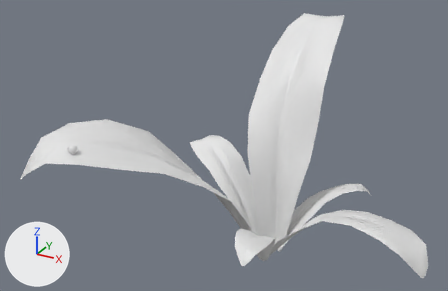
One commit to the FBX model Assets/Graphics/Models/Plants/Glowbush2.fbx: the scene before it, then after it.
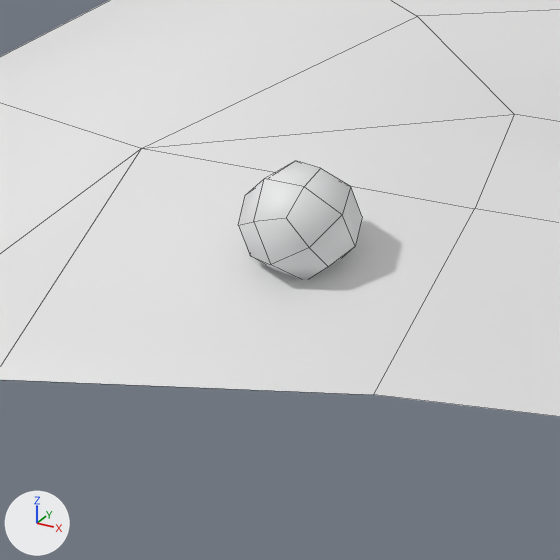
Each version appears first whole from a 50 mm camera at (0.652, -1.447, 1.027) aimed at (-0.097, -0.085, 0.346), and next in a close-up on the part from 10% to 21% of the width and 45% to 62% of the height. The lights are fixed; the arrows at lower left show +X, +Y and +Z. The close-ups show mesh edges as thin lines. Where no turn or scale is listed for an object, it has been applied to the vertices.

The scene before the commit, as lines of its bpy script (objects in view):
```python
me_plane_042 = bpy.data.meshes.new('Plane.042')
me_plane_042.from_pydata(...)  # 320 vertices, 262 faces; spans x -0.428..0.486, y -0.525..0.458, z -0.016..0.635
me_plane_042.materials.append(mat_glowbush_seagrass_001)
ob_glowbush_2 = bpy.data.objects.new('Glowbush_2', me_plane_042)
ob_glowbush_2.location = (0.0, 0.0, 0.0)
```
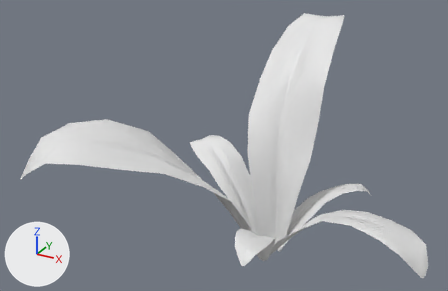
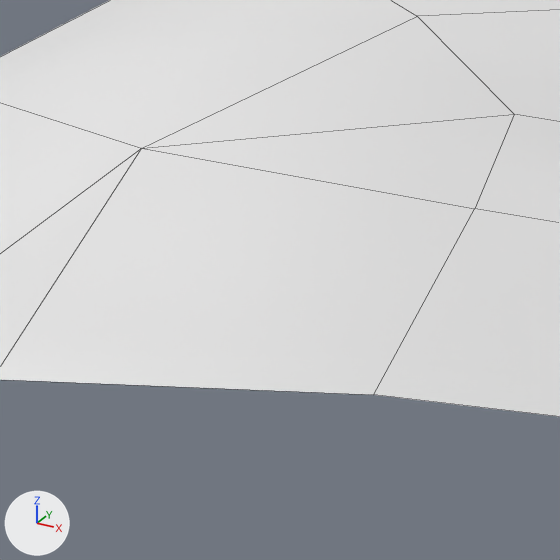
The newer file is also turned or shifted as a whole; pictures and numbers use the older file's frame.

What differs and where, as boxes (x1, y1, x2, y2) in the close-ups (560 x 560 px):
part 1 of me_plane_042, deleted: before (238, 161, 362, 280)

What changed in the scene script:
```text
Change me_plane_042:
    where me_plane_042.from_pydata(...)  # 320 vertices, 262 faces; spans x -0.428..0.486, y -0.525..0.458, z -0.016..0.635
    used by ob_glowbush_2; location = (0.0, 0.0, 0.0)
    me_plane_042 part 1: the loose piece of 26 vertices spanning x -0.313..-0.289, y -0.462..-0.439, z 0.421..0.444 is deleted
```
